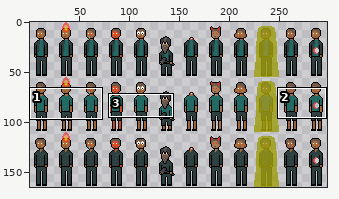
One commit to this sprite sheet: assets/male.png. The first picture is a wide view before the edit; the outline marks the close-up.
Close-up. Before the edit:
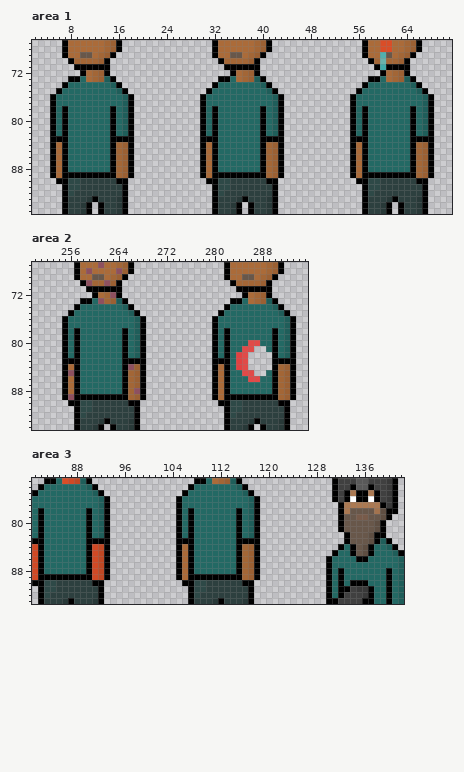
The file is 300x165 pixels. Pixels under 10% opacity are left out. Colours within 5 levels of each other are drawn and written as one. Shown: area 1: x 2..71, y 67..95; area 2: x 250..295, y 67..94; area 3: x 81..142, y 73..93. The wide view leaves out empty margins. The commit also changed other parts of the picture, which this record leaves out.
After the commit:
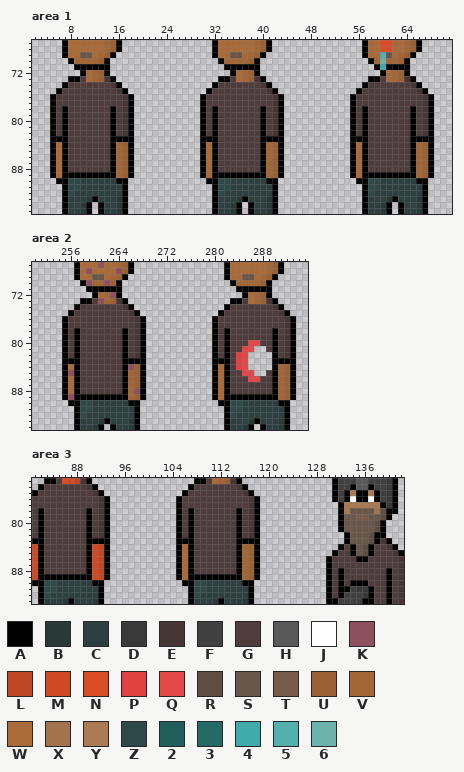
Palette (. is transparent): A #000000  B #283938  C #2d403f  D #393939  E #463636  F #404040  G #4f3d3d  H #595959  J #ffffff  K #8e505f  L #bf4824  M #d04925  N #da4d27  P #e14141  Q #e14a48  R #5e4e42  S #68574a  T #785b4a  U #9b6033  V #a36636  W #ab6b39  X #a3734e  Y #ab7952  Z #2e4947  2 #1f5e5a  3 #236964  4 #40abaa  5 #53b0ad  6 #6ab2ab
The edit:
Area 1:
Colour 2 gives way to colour E in row 73 at x 14, 39 and 64; in row 74 at x 15, 40 and 65; in row 75 at x 16, 41 and 66; in rows 76 to 82 at x 17, 42 and 67.
Colour 3 gives way to colour G in row 73 at x 10, 35 and 60; in row 74 at x 8 to 14, 33 to 39 and 58 to 64; in row 75 at x 7 to 15, 32 to 40 and 57 to 65; in rows 76 to 77 at x 6 to 16, 31 to 41 and 56 to 66; in rows 78 to 82 at x 6, 8 to 14, 16, 31, 33 to 39, 41, 56, 58 to 64 and 66; in rows 83 to 88 at x 8 to 14, 33 to 39 and 58 to 64.
Area 2:
Colour 2 gives way to colour E in row 73 at x 264 and 289; in row 74 at x 265 and 290; in row 75 at x 266 and 291; in rows 76 to 82 at x 267 and 292.
Colour 3 gives way to colour G in row 73 at x 260 and 285; in row 74 at x 258 to 264 and 283 to 289; in row 75 at x 257 to 265 and 282 to 290; in rows 76 to 77 at x 256 to 266 and 281 to 291; in rows 78 to 79 at x 256, 258 to 264, 266, 281, 283 to 289 and 291; in row 80 at x 256, 258 to 264, 266, 281, 283 to 285, 288 to 289 and 291.
Colour 3 gives way to colour G in row 81 at x 256, 258 to 264, 266, 281, 283 to 284, 289 and 291; in row 82 at x 256, 258 to 264, 266, 281, 283 and 291; in rows 83 to 84 at x 258 to 264 and 283; in row 85 at x 258 to 264, 283 to 284 and 289; in row 86 at x 258 to 264, 283 to 285 and 288 to 289; in rows 87 to 88 at x 258 to 264 and 283 to 289.
Area 3:
Colour 2 gives way to colour E in row 73 at x 89 and 114; in row 74 at x 90 and 115; in row 75 at x 91 and 116; in rows 76 to 82 at x 92 and 117; in row 83 at x 139; in row 84 at x 140.
Colour 2 gives way to colour E in row 85 at x 141; in rows 86 to 93 at x 142.
Colour 3 gives way to colour G in row 73 at x 85 and 110; in row 74 at x 83 to 89 and 108 to 114; in row 75 at x 82 to 90 and 107 to 115; in rows 76 to 77 at x 81 to 91 and 106 to 116; in rows 78 to 82 at x 81, 83 to 89, 91, 106, 108 to 114 and 116; in row 83 at x 83 to 89 and 108 to 114.
Colour 3 gives way to colour G in row 84 at x 83 to 89, 108 to 114, 133 and 138 to 139; in row 85 at x 83 to 89, 108 to 114, 132 to 133 and 138 to 140; in row 86 at x 83 to 89, 108 to 114, 131 to 134 and 137 to 141; in row 87 at x 83 to 89, 108 to 114 and 131 to 141; in row 88 at x 83 to 89, 108 to 114, 131, 133 to 139 and 141; in row 89 at x 131, 133 to 139 and 141.
Colour 3 gives way to colour G in row 90 at x 131, 133, 137 to 139 and 141; in rows 91 to 92 at x 131, 138 to 139 and 141; in row 93 at x 138 to 139 and 141.
